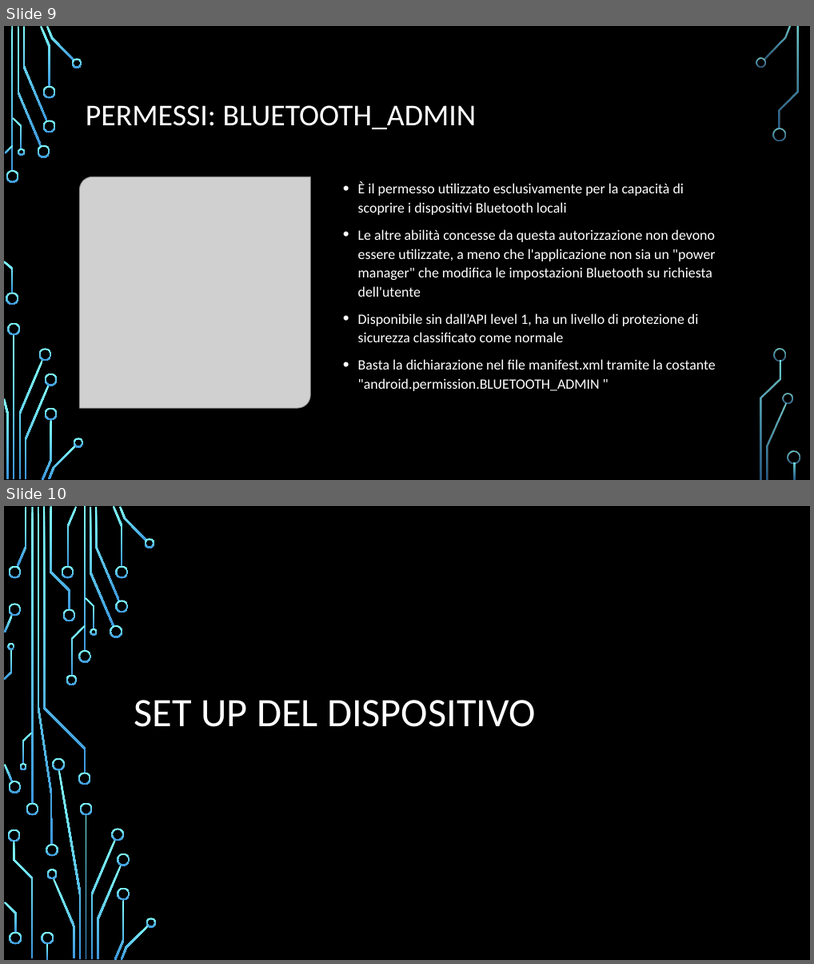
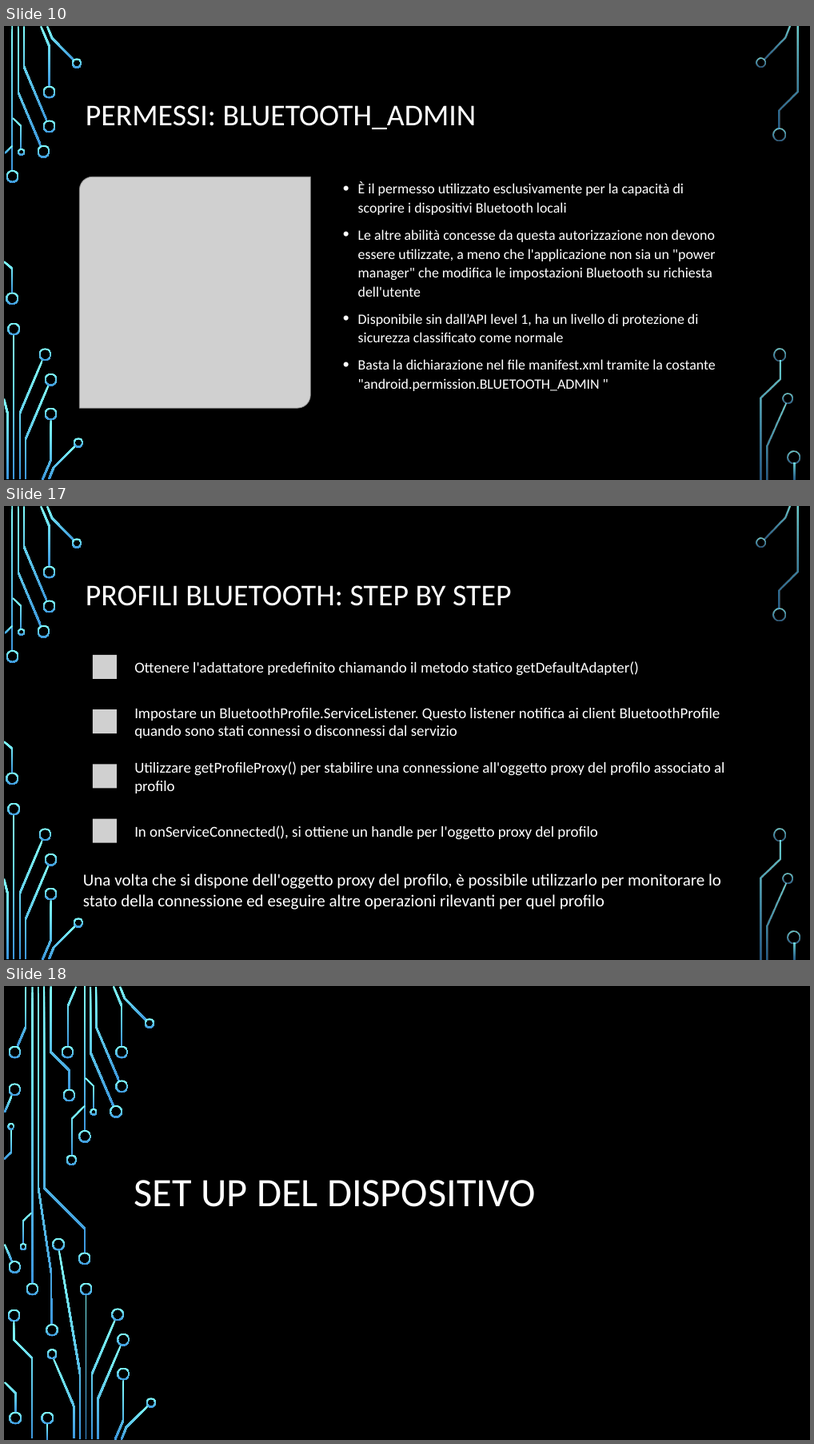
Before and after one commit to FNX-hub/ProgettoMP, a slide deck: Bluetooth.pptx. Shown one above the other, each under a label of ours: slides 9 and 10 before the commit, slides 10, 17 and 18 after it; the slides between them are not shown. The pictures are 814x964 and 814x1444 pixels, drawn with LibreOffice and Linux fonts; fonts in the diff are those of the drawing; grey boxes stand for pictures; background and template pictures are left out. Boxes give left, top, right and bottom in pixels: in the first picture for what was removed or moved away, otherwise in the second. Text is boxed around its words. In the diff, an @@ line names an element or a change of style, - is before the commit and + after.

```diff
--- a/Bluetooth.pptx
+++ b/Bluetooth.pptx
@@ slide 17 added at (x1=4, y1=506, x2=810, y2=960), background picture (left out); not listed: 36 template elements that a slide beside it also shows @@
@@ title added at (x1=86, y1=585, x2=511, y2=606), 36 pt, text #FFFFFF @@
+PROFILI BLUETOOTH: STEP BY STEP
@@ group added at (x1=80, y1=644, x2=734, y2=852): 4 rounded rectangles, 4 pictures, 4 texts @@
+Ottenere l'adattatore predefinito chiamando il metodo statico getDefaultAdapter()
+Impostare un BluetoothProfile.ServiceListener. Questo listener notifica ai client BluetoothProfile quando sono stati connessi o disconnessi dal servizio
+Utilizzare getProfileProxy() per stabilire una connessione all'oggetto proxy del profilo associato al profilo
+In onServiceConnected(), si ottiene un handle per l'oggetto proxy del profilo
@@ text added at (x1=83, y1=873, x2=722, y2=909), 20 pt, text #FFFFFF @@
+Una volta che si dispone dell'oggetto proxy del profilo, è possibile utilizzarlo per monitorare lo stato della connessione ed eseguire altre operazioni rilevanti per quel profilo
@@ what was slide 9 is now slide 10 @@
@@ what was slide 10 is now slide 18 @@
```
Also in this commit, not shown: 1 slide changed, 10 other slides added.
